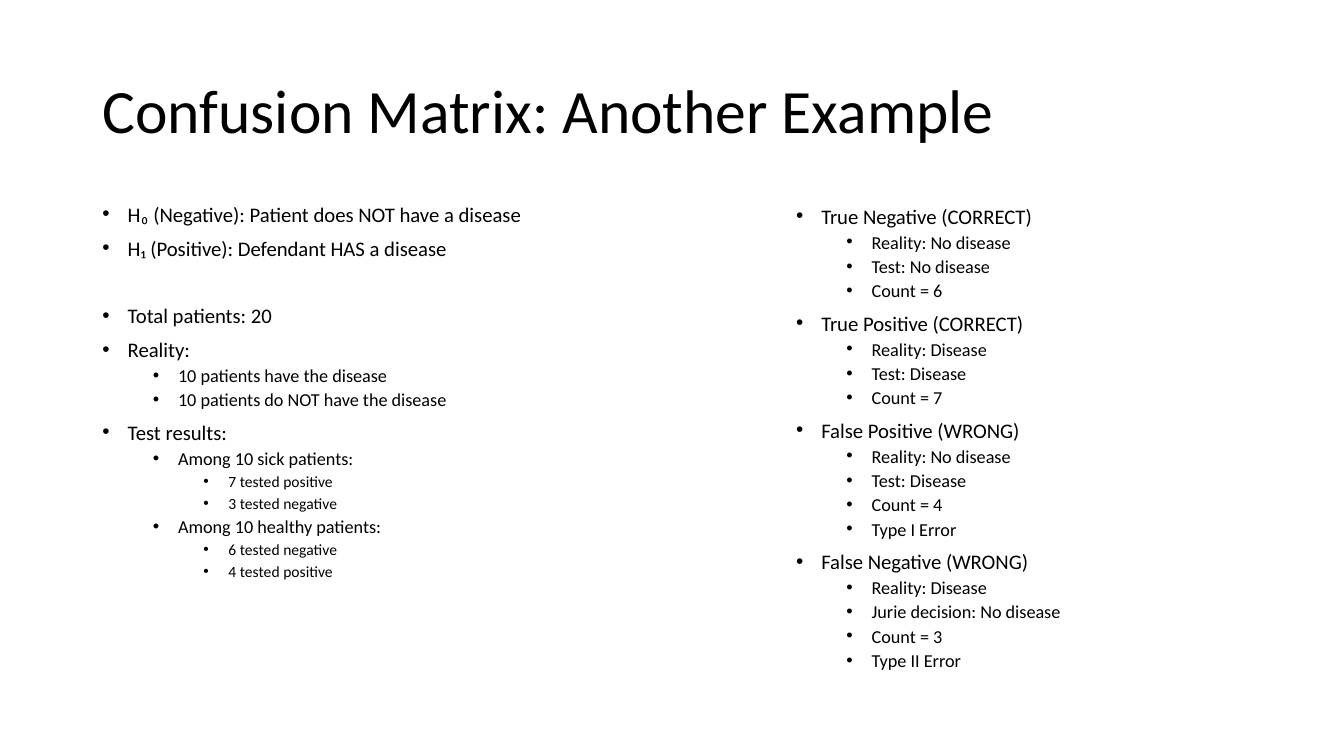
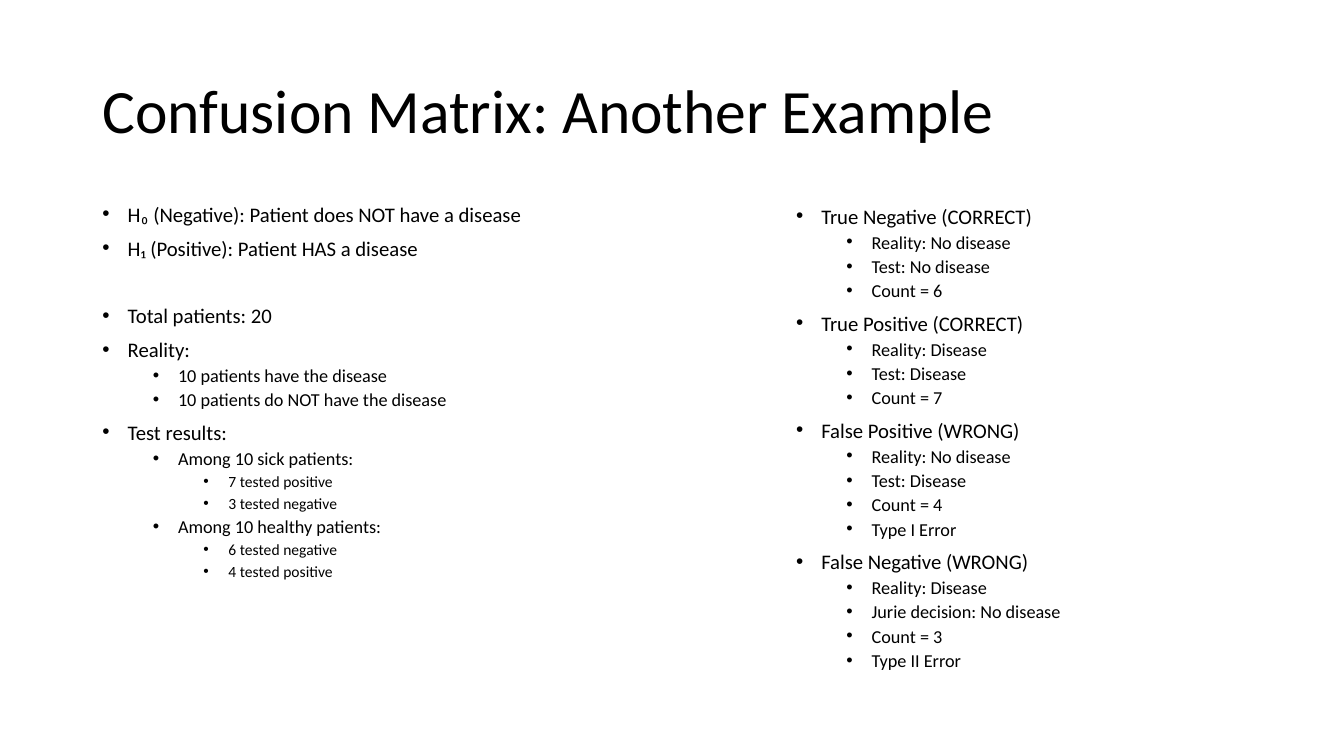
Before and after one commit to trishikh2002/ml_edurka, a slide deck: slide 19 of slides/ML - Module 3 - Classification - Additional Slides.pptx. Drawn at 1344x756 pixels with LibreOffice and Linux fonts; fonts in the diff are those of the drawing. Boxes give left, top, right and bottom in pixels: in the first picture for what was removed or moved away, otherwise in the second. Text is boxed around its words. In the diff, an @@ line names an element or a change of style, - is before the commit and + after.

```diff
--- a/slides/ML - Module 3 - Classification - Additional Slides.pptx
+++ b/slides/ML - Module 3 - Classification - Additional Slides.pptx
@@ text at [128, 241, 417, 259]: text changed @@
-• H₁ (Positive): Defendant HAS a disease
+• H₁ (Positive): Patient HAS a disease
```
Also in this commit, not shown: 2 other slides changed, 1 other file.
